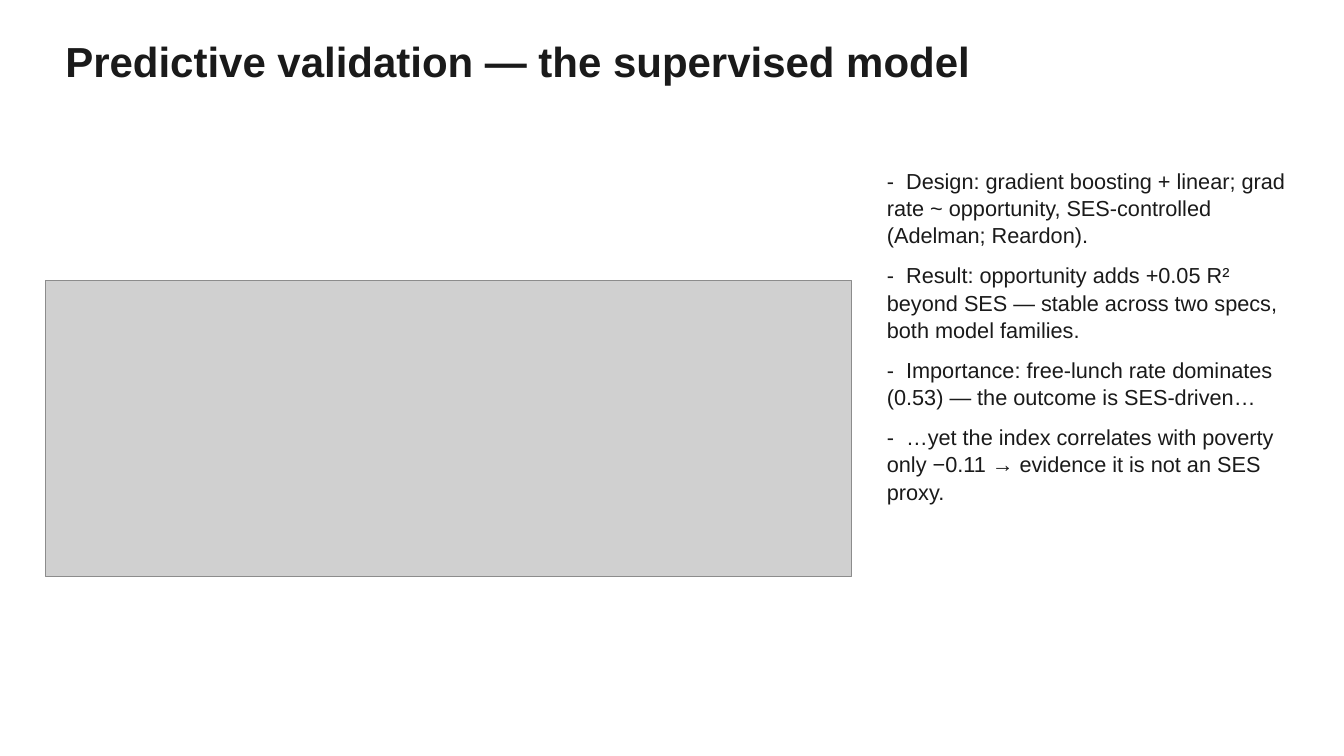
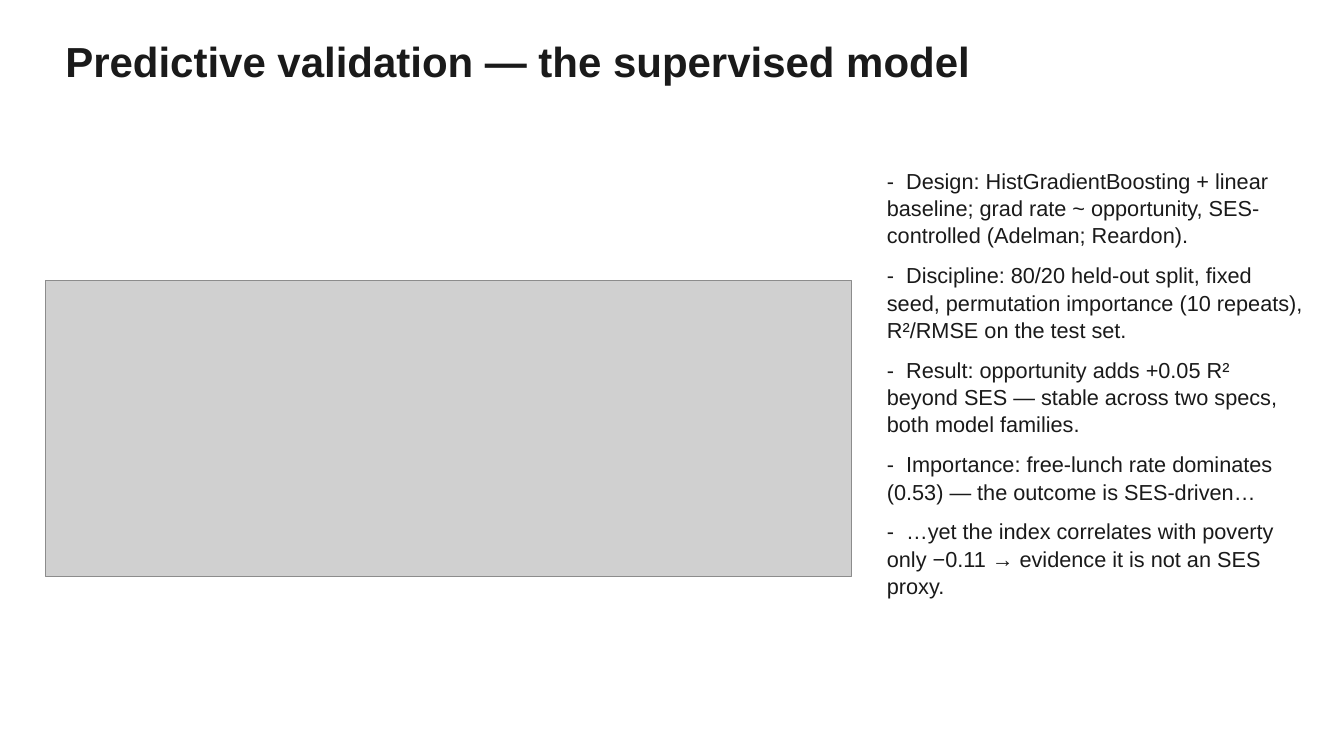
Before and after one commit to mchalekson/498-capstone, a slide deck: slide 12 of docs/MSDS_498_Midterm.pptx. Drawn at 1344x756 pixels with LibreOffice and Linux fonts; fonts in the diff are those of the drawing; grey boxes stand for pictures. Boxes give left, top, right and bottom in pixels: in the first picture for what was removed or moved away, otherwise in the second. Text is boxed around its words. In the diff, an @@ line names an element or a change of style, - is before the commit and + after.

```diff
--- a/docs/MSDS_498_Midterm.pptx
+++ b/docs/MSDS_498_Midterm.pptx
@@ text at (887,173,1303,339): text changed @@
-- Design: gradient boosting + linear; grad rate ~ opportunity, SES-controlled (Adelman; Reardon).
+- Design: HistGradientBoosting + linear baseline; grad rate ~ opportunity, SES-controlled (Adelman; Reardon).
+- Discipline: 80/20 held-out split, fixed seed, permutation importance (10 repeats), R²/RMSE on the test set.
```
Also in this commit, not shown: 4 other slides changed, 2 other files.
